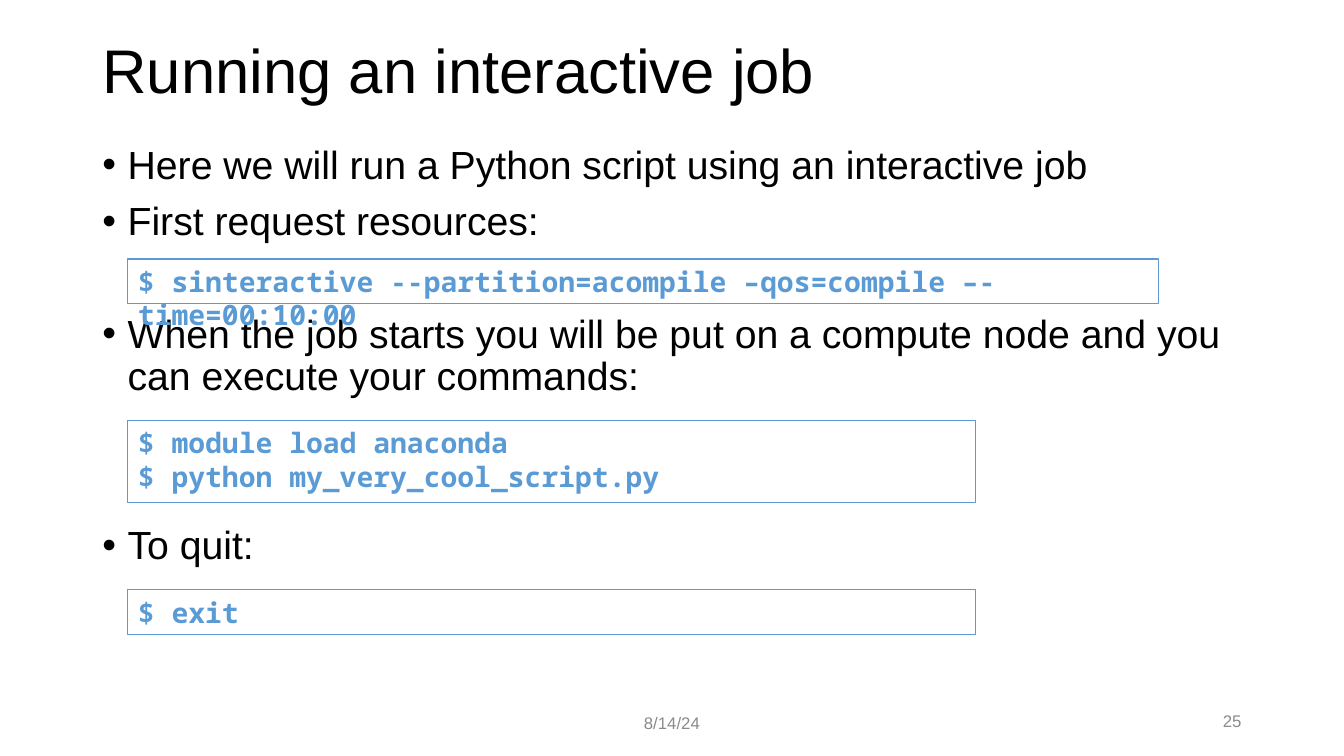
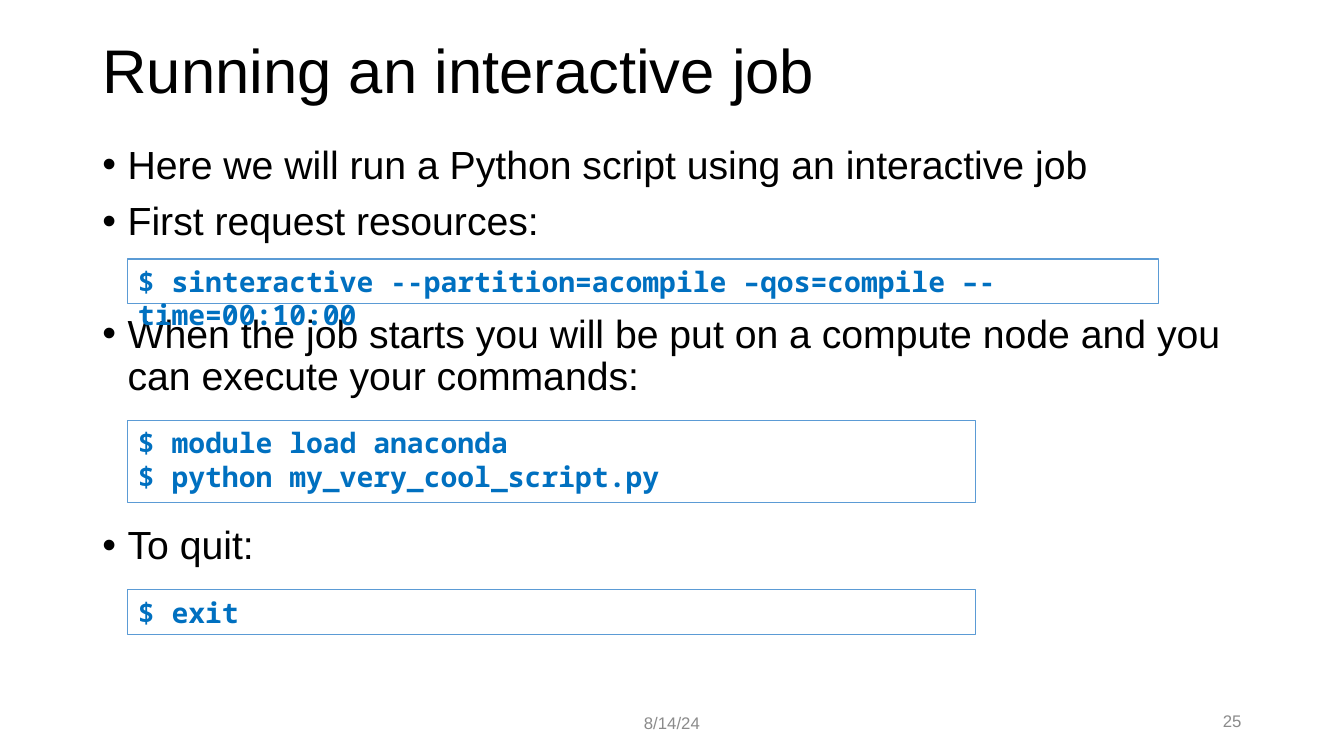
Before and after one commit to ResearchComputing/hpc_fundamentals_micro_credential, a slide deck: slide 25 of scheduling_jobs/scheduling_jobs.pptx. Drawn at 1344x756 pixels with LibreOffice and Linux fonts; fonts in the diff are those of the drawing; background and template pictures are left out. Boxes give left, top, right and bottom in pixels: in the first picture for what was removed or moved away, otherwise in the second. Text is boxed around its words. In the diff, an @@ line names an element or a change of style, - is before the commit and + after.

```diff
--- a/scheduling_jobs/scheduling_jobs.pptx
+++ b/scheduling_jobs/scheduling_jobs.pptx
@@ text colour #5B9BD5 to #0070C0 in 3 elements at (x1=128, y1=259, x2=1158, y2=303), (x1=128, y1=420, x2=976, y2=503), (x1=128, y1=590, x2=976, y2=634) @@
```
Also in this commit, not shown: 1 other slide changed, 1 other file.
